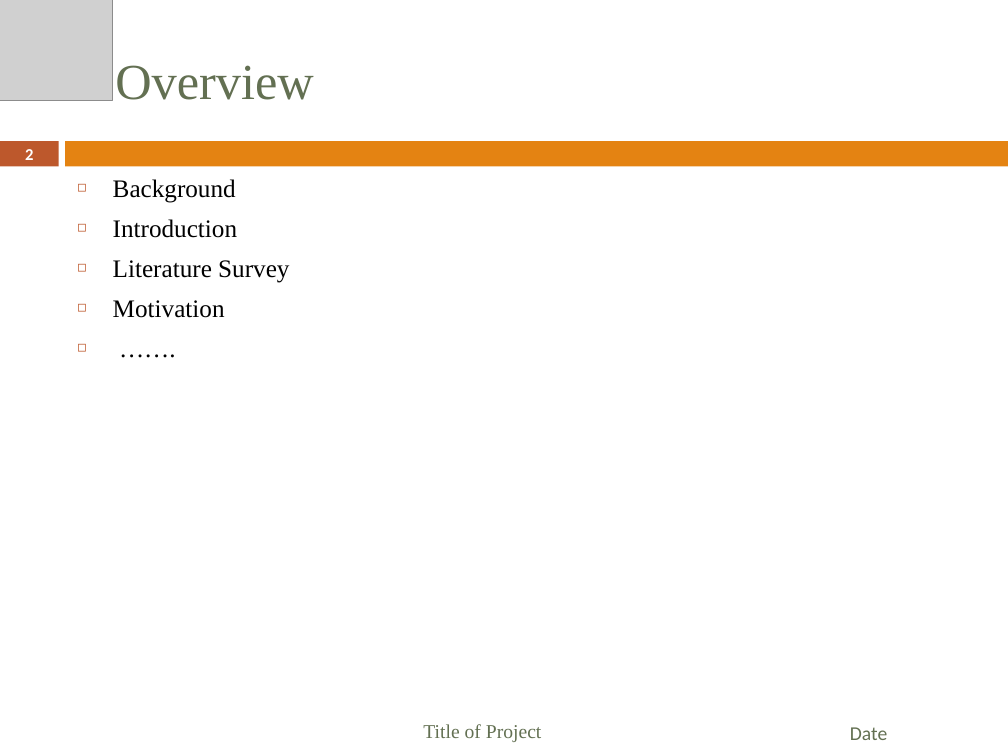
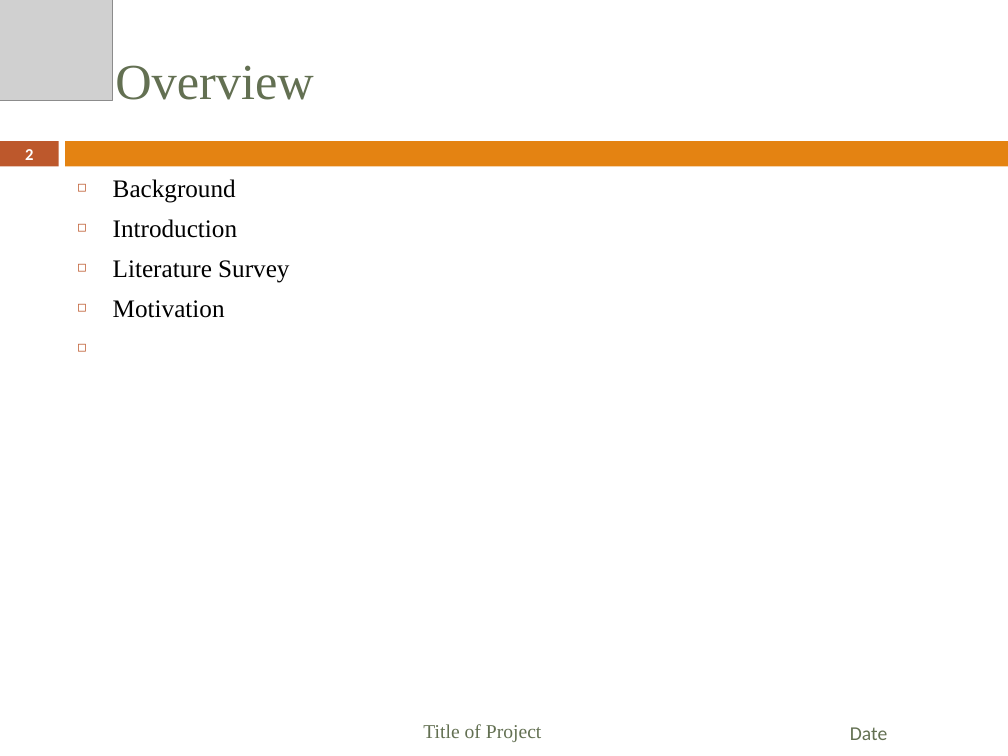
Before and after one commit to Suraj1089/Tree_Plantation, a slide deck: slide 2 of PBL Presentation Format.pptx. Drawn at 1008x756 pixels with LibreOffice and Linux fonts; fonts in the diff are those of the drawing; grey boxes stand for pictures. Boxes give left, top, right and bottom in pixels: in the first picture for what was removed or moved away, otherwise in the second. Text is boxed around its words. In the diff, an @@ line names an element or a change of style, - is before the commit and + after.

```diff
--- a/PBL Presentation Format.pptx
+++ b/PBL Presentation Format.pptx
@@ text at [113, 179, 289, 318]: paragraph removed @@
-◻ …….
```
Also in this commit, not shown: 12 other slides changed.
